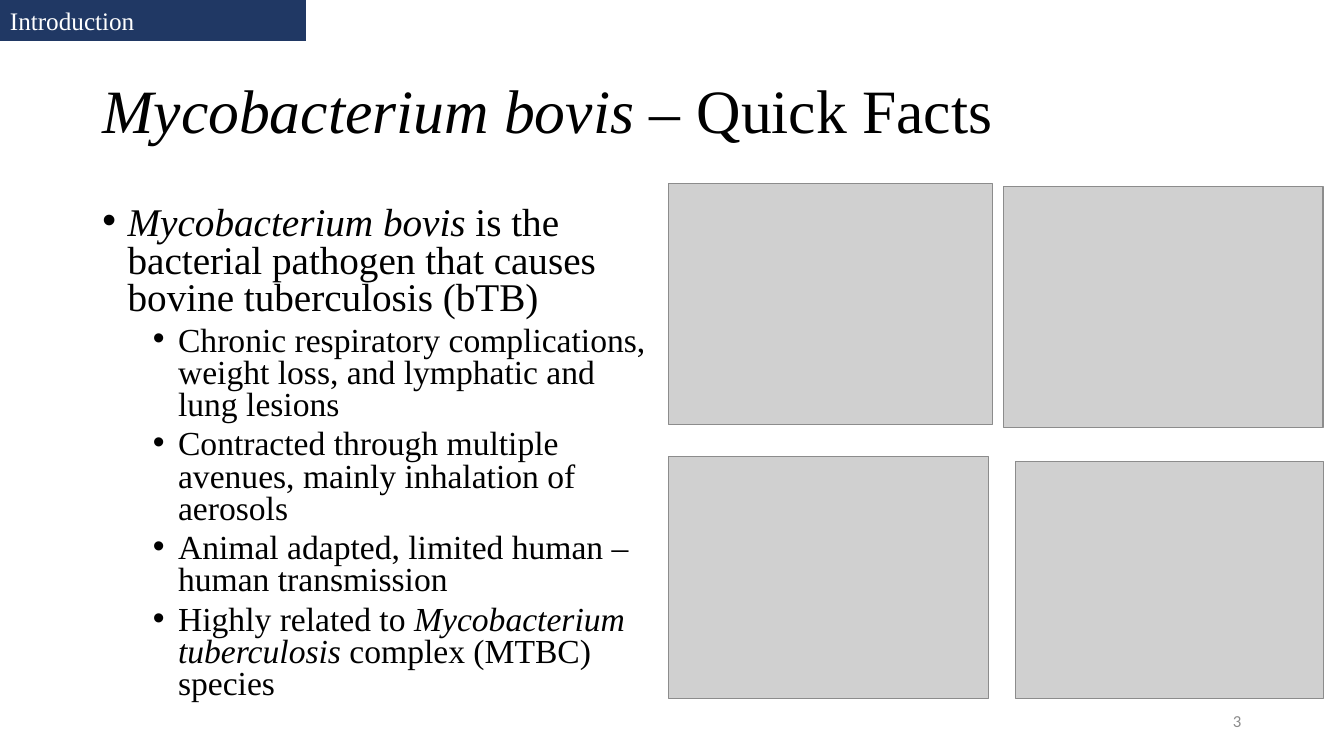
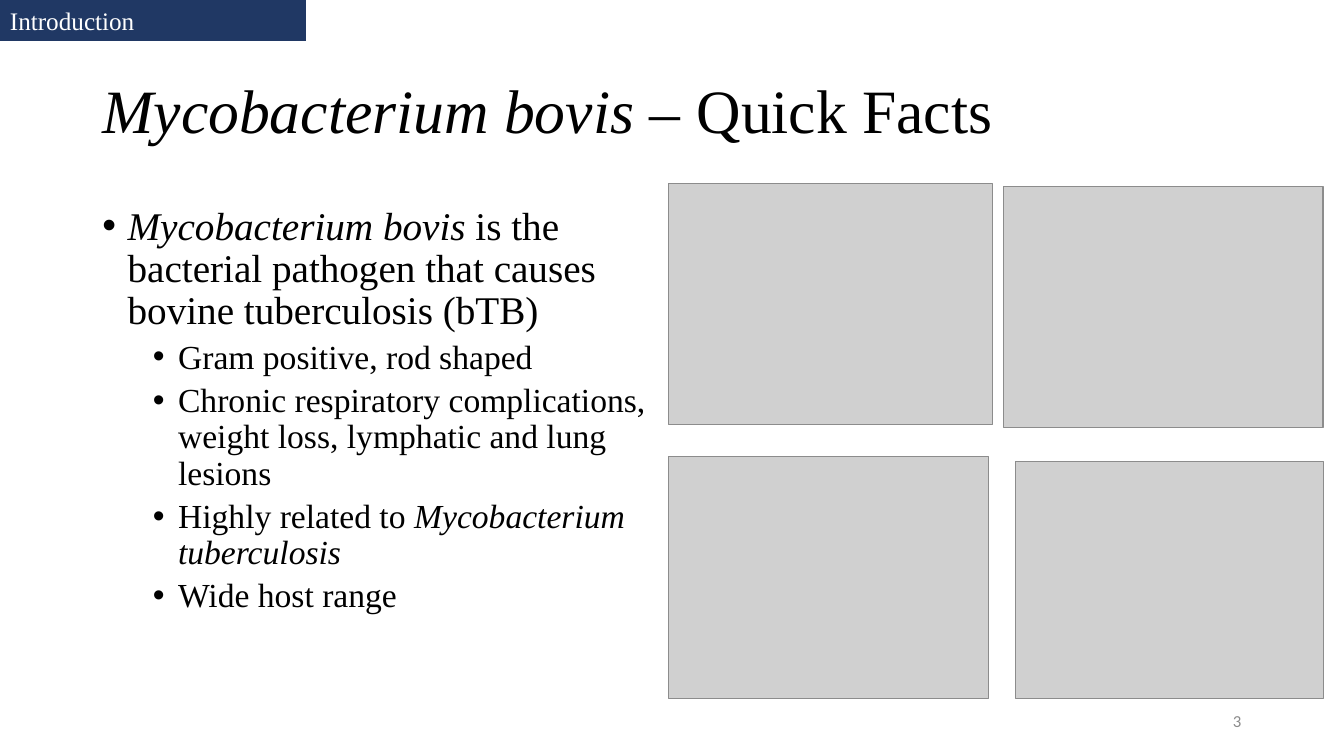
Before and after one commit to salvadorlab/Bovis-PangenomeOfReservoirs, a slide deck: slide 3 of Resources/2021_committeemeeting.pptx. Drawn at 1344x756 pixels with LibreOffice and Linux fonts; fonts in the diff are those of the drawing; grey boxes stand for pictures. Boxes give left, top, right and bottom in pixels: in the first picture for what was removed or moved away, otherwise in the second. Text is boxed around its words. In the diff, an @@ line names an element or a change of style, - is before the commit and + after.

```diff
--- a/Resources/2021_committeemeeting.pptx
+++ b/Resources/2021_committeemeeting.pptx
@@ text at [128, 212, 596, 332]: line spacing 0.8 to 0.9 @@
@@ text at [178, 345, 646, 614]: text changed @@
-  • Chronic respiratory complications, weight loss, and lymphatic and lung lesions
-  • Contracted through multiple avenues, mainly inhalation of aerosols
-  • Animal adapted, limited human – human transmission
-  • Highly related to Mycobacterium tuberculosis complex (MTBC) species
+  • Gram positive, rod shaped
+  • Chronic respiratory complications, weight loss, lymphatic and lung lesions
+  • Highly related to Mycobacterium tuberculosis
+  • Wide host range
```
Also in this commit, not shown: 8 other slides changed, 15 slides added, 1 slide removed.
